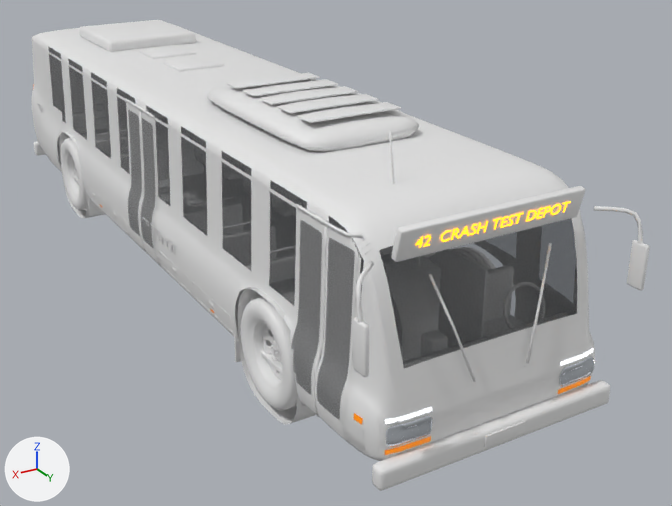
Before and after pictures for a commit that changed the Blender file ragdoll-crash-physics/blender/out/CityBus.blend.
One viewpoint serves both versions: a camera (50 mm lens) standing at (16.4, 36.0, 17.2) and looking at (-3.0, 3.7, 1.1). Lighting does not change. The marker at lower left points along +X, +Y and +Z. The picture after the commit comes second.

The older version as bpy lines, for what is in view:
```python
me_citybus_body = bpy.data.meshes.new('CityBus_Body')
me_citybus_body.from_pydata(...)  # 9606 vertices, 8873 faces; spans x -4.5..4.5, y -18.0..18.0, z 0.9..9.1
me_citybus_body.polygons.foreach_set('use_smooth', [True] * 8873)
me_citybus_body.materials.append(mat_citybus_body_pbr)  # its picture is missing
me_citybus_trim = bpy.data.meshes.new('CityBus_Trim')
me_citybus_trim.from_pydata(...)  # 12466 vertices, 10583 faces; spans x -4.5..4.5, y -18.1..18.1, z 1.3..7.7
me_citybus_trim.materials.append(mat_citybus_trim_pbr)  # its picture is missing
me_citybus_trim2 = bpy.data.meshes.new('CityBus_Trim2')
me_citybus_trim2.from_pydata(...)  # 9952 vertices, 9197 faces; spans x -5.1..5.1, y -18.5..18.6, z -0.3..9.2
me_citybus_trim2.polygons.foreach_set('use_smooth', [True] * 9197)
me_citybus_trim2.materials.append(mat_citybus_trim2_pbr)  # its picture is missing
ob_citybus_body = bpy.data.objects.new('CityBus_Body', me_citybus_body)
ob_citybus_body.location = (0.0, 0.0, 0.0)
ob_citybus_trim = bpy.data.objects.new('CityBus_Trim', me_citybus_trim)
ob_citybus_trim.location = (0.0, 0.0, 0.0)
ob_citybus_trim2 = bpy.data.objects.new('CityBus_Trim2', me_citybus_trim2)
ob_citybus_trim2.location = (0.0, 0.0, 0.0)
# also in view: 'CityBus_Lights' at (0.0, 0.0, 4.7); 'CityBus_Trim3' at (0.3, 1.3, 5.6); 'CityBus_Glass' at (0.2, -0.2, 5.0); 'CityBus_Wheel4' at (3.8, -10.5, 1.9); 'CityBus_Wheel2' at (3.8, 11.5, 1.9)
```
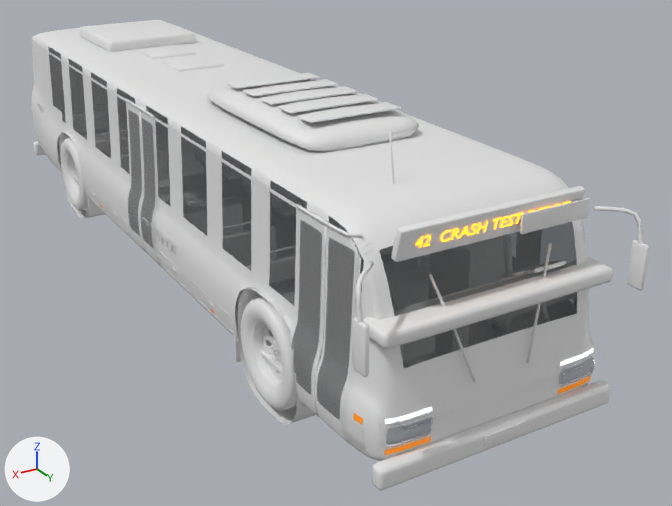
Location of each change, [x1, y1, x2, y2] in pixels of the pictures (672 x 506 px):
'CityBus_Interior', added
    after: [363, 198, 613, 349]
'CityBus_Steer', added
    after: [535, 261, 566, 273]
part 1 of me_citybus_trim2, reshaped
    after: [313, 221, 552, 417]
'CityBus_Trim3', unchanged, covered by the edit
    before: [139, 112, 552, 417]
    after: [389, 131, 395, 184]

Patch to the scene script:
```diff
--- a/ragdoll-crash-physics/blender/out/CityBus.blend.py
+++ b/ragdoll-crash-physics/blender/out/CityBus.blend.py
@@ mat_citybus_steer_pbr @@
+mat_citybus_steer_pbr = principled_material('CityBus_Steer_PBR')
+mat_citybus_steer_pbr.base_color = (0.8, 0.8, 0.8)  # white #e7e7e7
@@ mat_citybus_interior_pbr @@
+mat_citybus_interior_pbr = principled_material('CityBus_Interior_PBR')
+mat_citybus_interior_pbr.base_color = (0.8, 0.8, 0.8)  # white #e7e7e7
@@ me_citybus_trim2 @@
 # used by ob_citybus_trim2; location = (0.0, 0.0, 0.0)
-me_citybus_trim2.from_pydata(...)  # 9952 vertices, 9197 faces; spans x -5.1..5.1, y -18.5..18.6, z -0.3..9.2
+me_citybus_trim2.from_pydata(...)  # 10006 vertices, 9201 faces; spans x -5.1..5.1, y -18.5..18.6, z -0.3..9.2
+# me_citybus_trim2 part 1: 1 vertex moved within x 4.1, y 14.9, z 7.6; 91 vertices added at x -2.2..4.6, y 14.9..18.1, z 1.4..7.6
+# other edits to the shape of me_citybus_trim2 do not show in these pictures
 me_citybus_trim2.materials.append(mat_citybus_trim2_pbr)
@@ me_citybus_steer @@
+me_citybus_steer.from_pydata(...)  # 604 vertices, 586 faces; spans x -1.02..1.02, y -0.91..0.91, z -0.51..0.51
+me_citybus_steer.polygons.foreach_set('use_smooth', [True] * 586)
+me_citybus_steer.materials.append(mat_citybus_steer_pbr)  # its picture is missing
@@ me_citybus_interior @@
+me_citybus_interior.from_pydata(...)  # 2810 vertices, 2480 faces; spans x -4.2..4.2, y 13.46..18.15, z 1.45..7.85
+me_citybus_interior.polygons.foreach_set('use_smooth', [True] * 2480)
+me_citybus_interior.materials.append(mat_citybus_interior_pbr)  # its picture is missing
@@ ob_citybus_steer @@
+ob_citybus_steer = bpy.data.objects.new('CityBus_Steer', me_citybus_steer)
+ob_citybus_steer.location = (-2.3, 16.65, 5.45)
@@ ob_citybus_interior @@
+ob_citybus_interior = bpy.data.objects.new('CityBus_Interior', me_citybus_interior)
+ob_citybus_interior.location = (0.0, 0.0, 0.0)
```
